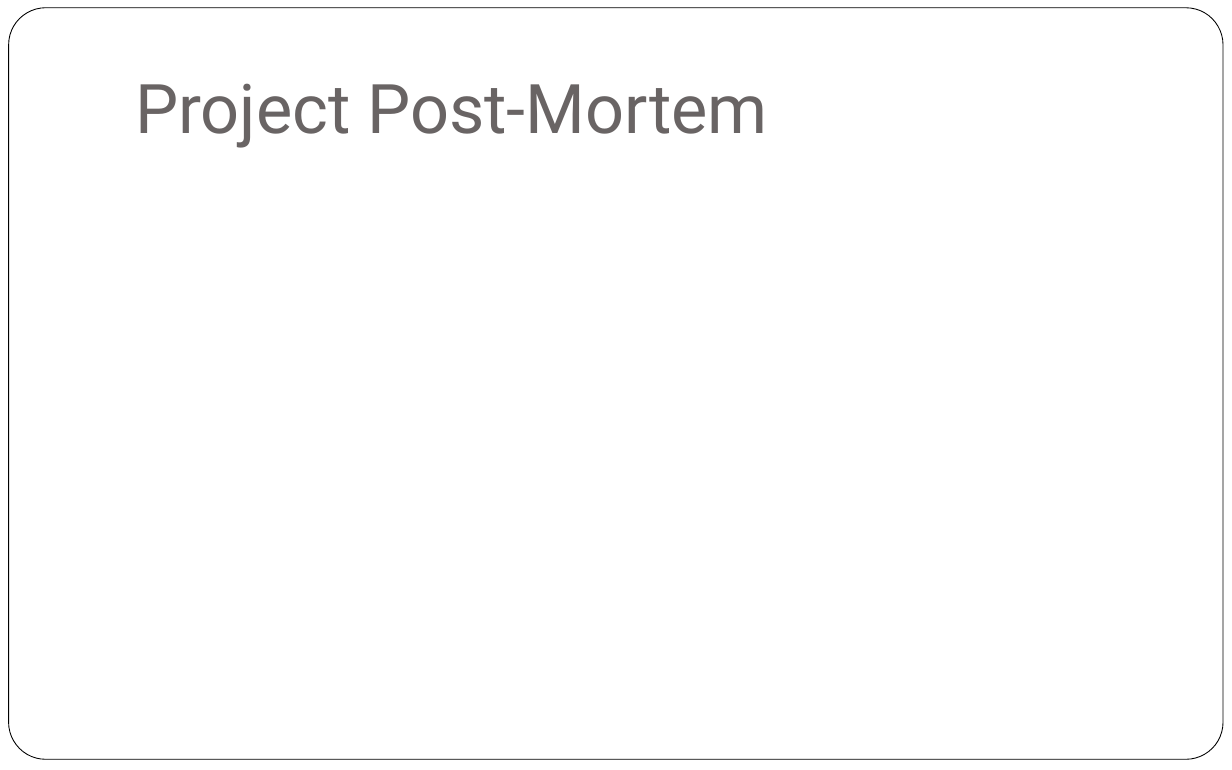
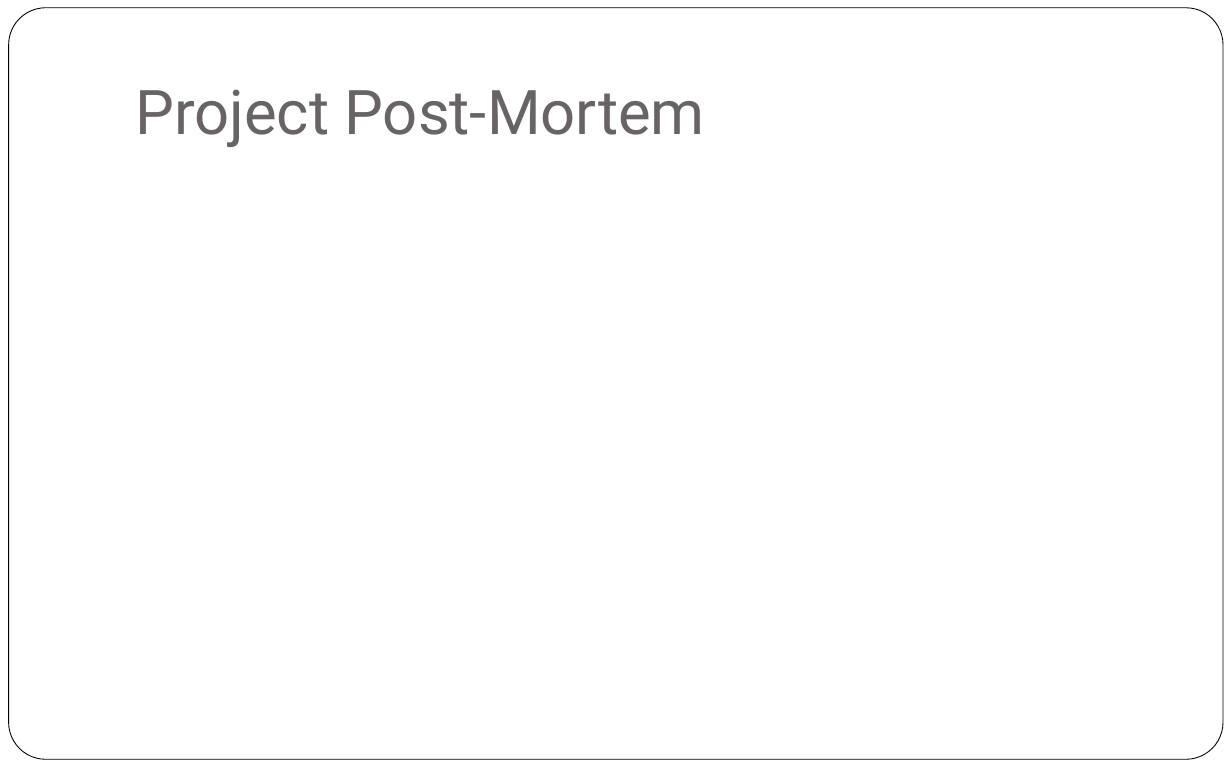
Before and after one commit to AnjaGuillory/FHIRED_Up, a slide deck: slide 12 of Team Deliverable 4/Final Project - FHIRed Up.pptx (slide 11 before the commit). Drawn at 1232x770 pixels with LibreOffice and Linux fonts; fonts in the diff are those of the drawing. Boxes give left, top, right and bottom in pixels: in the first picture for what was removed or moved away, otherwise in the second. Text is boxed around its words. In the diff, an @@ line names an element or a change of style, - is before the commit and + after.

```diff
--- a/Team Deliverable 4/Final Project - FHIRed Up.pptx
+++ b/Team Deliverable 4/Final Project - FHIRed Up.pptx
@@ title "Project Post-Mortem" at (x1=135, y1=89, x2=705, y2=147): size 40 to 36 pt @@
```
Also in this commit, not shown: 3 other slides changed, 2 slides added, 1 slide removed, 1 other file.
